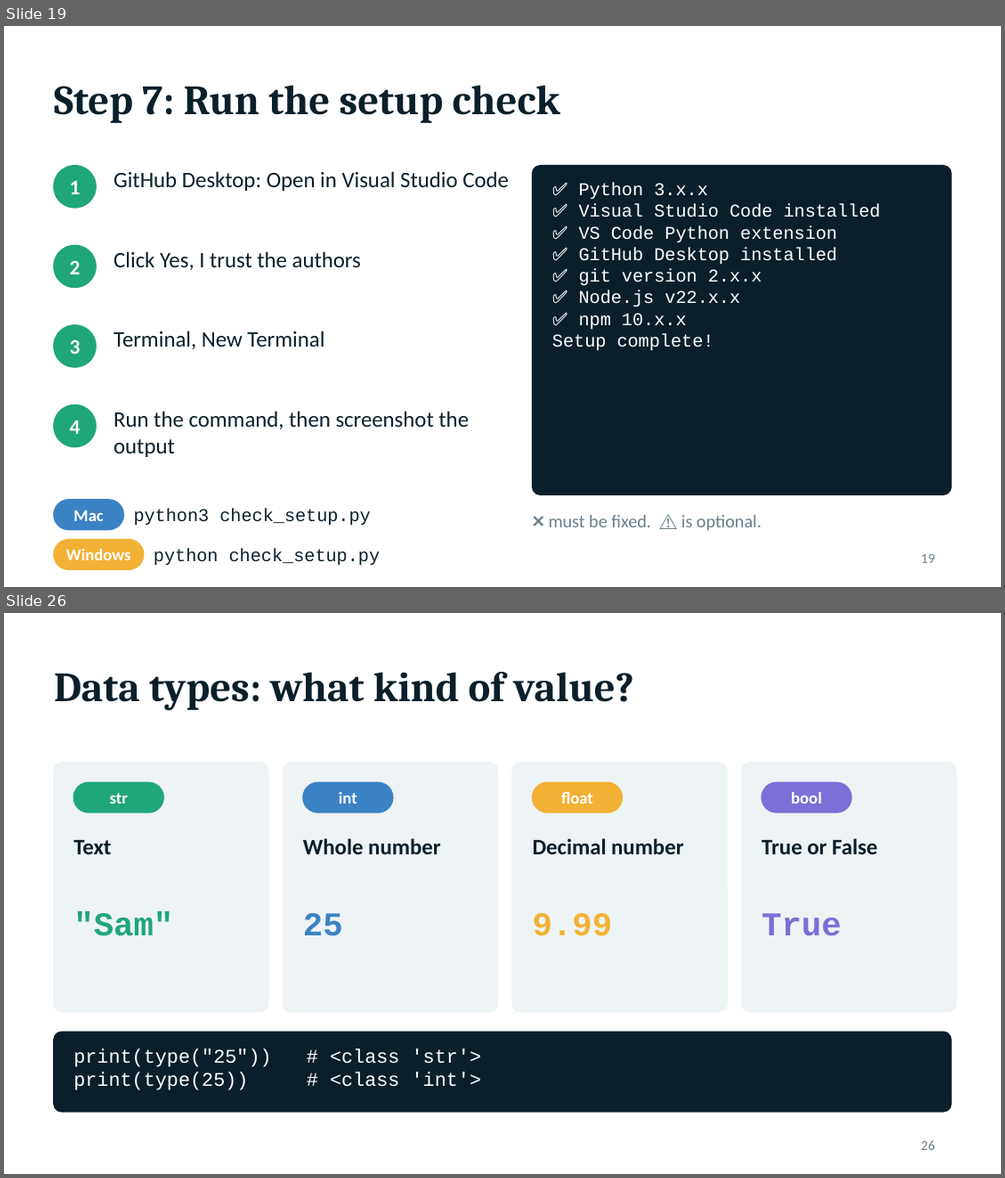
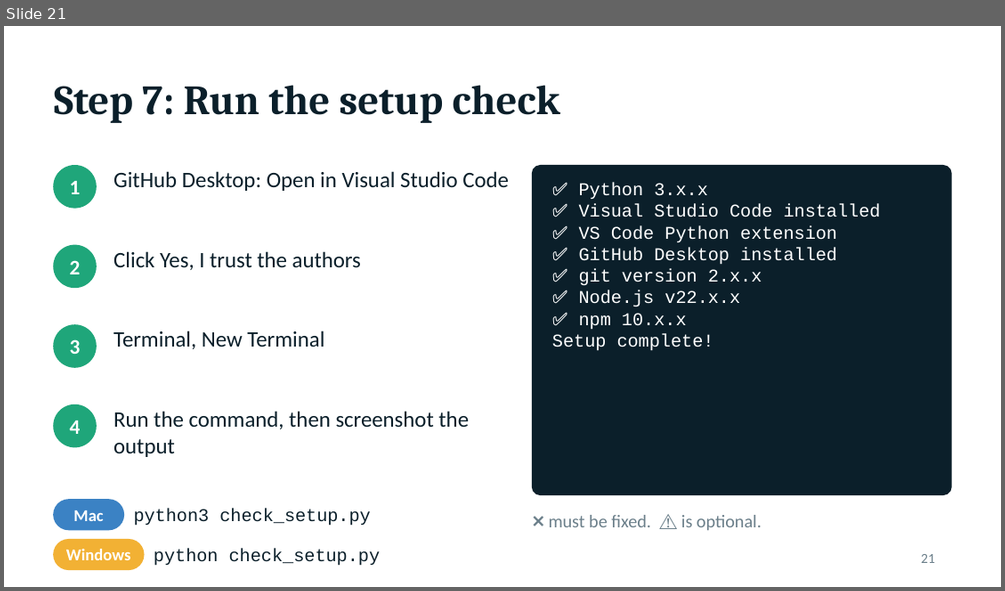
Before and after one commit to ccunnect-tech/BFA, a slide deck: class-1/docs/class-1-setup.pptx. Shown one above the other, each under a label of ours: slides 19 and 26 before the commit, slide 21 after it; the slides between them are not shown. The pictures are 1005x1178 and 1005x591 pixels, drawn with LibreOffice and Linux fonts; fonts in the diff are those of the drawing. Boxes give left, top, right and bottom in pixels: in the first picture for what was removed or moved away, otherwise in the second. Text is boxed around its words. In the diff, an @@ line names an element or a change of style, - is before the commit and + after.

```diff
--- a/class-1/docs/class-1-setup.pptx
+++ b/class-1/docs/class-1-setup.pptx
@@ slide 26 removed at (4, 613, 1001, 1174), background #FFFFFF @@
@@ title removed at (54, 672, 634, 711) @@
-Data types: what kind of value?
@@ rounded rectangle removed at (54, 763, 268, 1012) @@
@@ rounded rectangle removed at (283, 763, 497, 1012) @@
@@ rounded rectangle removed at (512, 763, 727, 1012) @@
@@ rounded rectangle removed at (742, 763, 956, 1012) @@
@@ rounded rectangle removed at (73, 782, 163, 812) @@
@@ text removed at (110, 793, 128, 803) @@
-str
@@ rounded rectangle removed at (303, 782, 393, 812) @@
@@ text removed at (339, 792, 357, 803) @@
-int
@@ rounded rectangle removed at (533, 782, 622, 812) @@
@@ text removed at (561, 792, 593, 803) @@
-float
@@ rounded rectangle removed at (761, 782, 851, 812) @@
@@ text removed at (791, 792, 822, 803) @@
-bool
@@ text removed at (73, 840, 111, 854) @@
-Text
@@ text removed at (303, 838, 440, 854) @@
-Whole number
@@ text removed at (533, 838, 683, 854) @@
-Decimal number
@@ text removed at (761, 838, 877, 854) @@
-True or False
@@ text removed at (73, 911, 173, 936) @@
-"Sam"
@@ text removed at (303, 913, 343, 936) @@
-25
@@ text removed at (533, 913, 613, 936) @@
-9.99
@@ text removed at (761, 913, 841, 936) @@
-True
@@ rounded rectangle removed at (54, 1031, 951, 1111) @@
@@ text removed at (73, 1048, 481, 1090) @@
-print(type("25")) # <class 'str'>
-print(type(25)) # <class 'int'>
@@ page number removed at (921, 1140, 935, 1150) @@
-26
@@ what was slide 19 is now slide 21 @@
@@ page number at (921, 554, 935, 563): text changed @@
-19
+21
```
Also in this commit, not shown: 2 slides added, 17 other slides removed, 11 other files.
